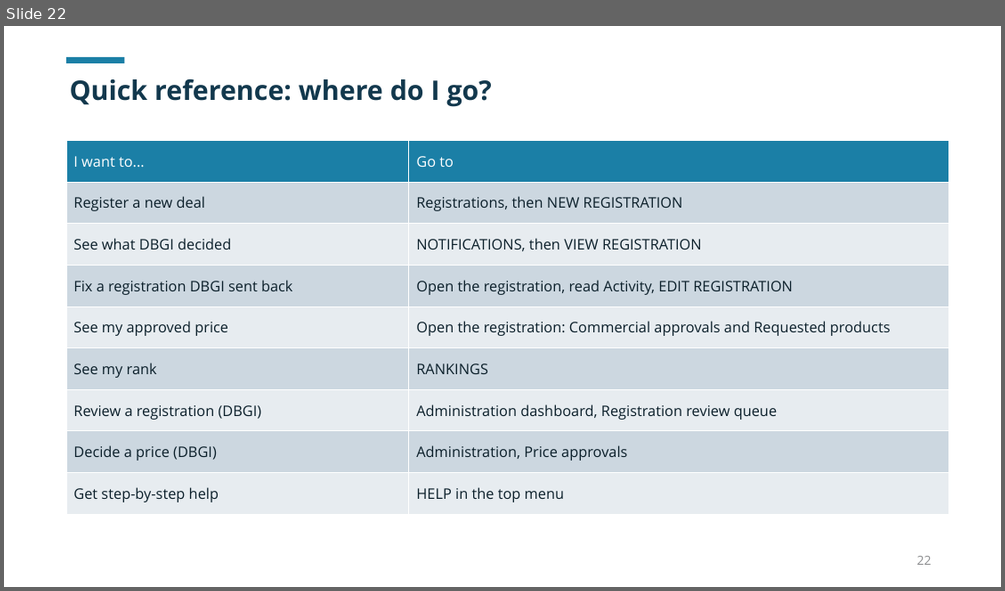
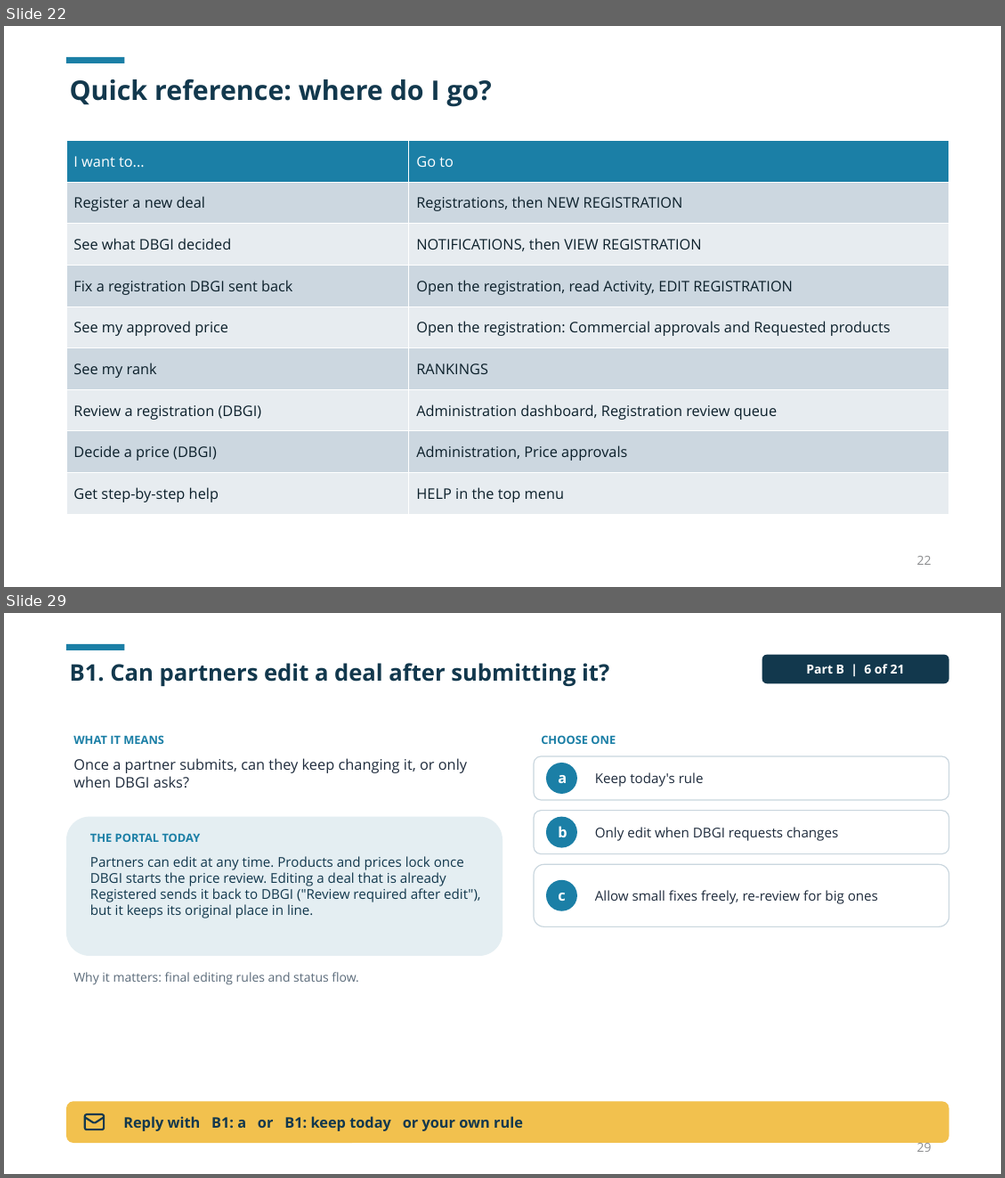
Before and after one commit to dbsuarez/dbgi-deal-registration-portal, a slide deck: docs/guides/Portal User Guide/Using the DBGI Portal.pptx. Shown one above the other, each under a label of ours: slide 22 before the commit, slides 22 and 29 after it; the slides between them are not shown. The pictures are 1005x591 and 1005x1178 pixels, drawn with LibreOffice and Linux fonts; fonts in the diff are those of the drawing. Boxes give left, top, right and bottom in pixels: in the first picture for what was removed or moved away, otherwise in the second. Text is boxed around its words. In the diff, an @@ line names an element or a change of style, - is before the commit and + after.

```diff
--- a/docs/guides/Portal User Guide/Using the DBGI Portal.pptx
+++ b/docs/guides/Portal User Guide/Using the DBGI Portal.pptx
@@ slide 29 added at (4, 613, 1001, 1174), background #FFFFFF @@
@@ rectangle added at (66, 644, 124, 650), fill #1B7FA6 @@
@@ text added at (70, 663, 609, 687), 22 pt, text #12384D, bold @@
+B1. Can partners edit a deal after submitting it?
@@ rounded rectangle added at (762, 655, 949, 684), fill #12384D, 12 pt, text #FFFFFF, bold @@
+Part B | 6 of 21
@@ text added at (73, 735, 164, 744), 11 pt, text #1B7FA6, bold @@
+WHAT IT MEANS
@@ text added at (541, 735, 615, 744), 11 pt, text #1B7FA6, bold @@
+CHOOSE ONE
@@ text added at (73, 758, 467, 787), 14 pt, text #1E2B3C @@
+Once a partner submits, can they keep changing it, or only when DBGI asks?
@@ rounded rectangle added at (534, 756, 949, 800), fill #FFFFFF, outline #C9D6DE 1 pt @@
@@ ellipse added at (546, 763, 577, 794), fill #1B7FA6, 14 pt, text #FFFFFF, bold @@
+a
@@ text added at (595, 772, 704, 787), 13 pt, text #1E2B3C @@
+Keep today's rule
@@ rounded rectangle added at (66, 817, 502, 956), fill #E4EEF2 @@
@@ rounded rectangle added at (534, 811, 949, 854), fill #FFFFFF, outline #C9D6DE 1 pt @@
@@ ellipse added at (546, 817, 577, 848), fill #1B7FA6, 14 pt, text #FFFFFF, bold @@
+b
@@ text added at (90, 833, 201, 842), 11 pt, text #1B7FA6, bold @@
+THE PORTAL TODAY
@@ text added at (595, 827, 838, 841), 13 pt, text #1E2B3C @@
+Only edit when DBGI requests changes
@@ text added at (90, 856, 480, 918), 13 pt, text #12384D @@
+Partners can edit at any time. Products and prices lock once DBGI starts the price review. Editing a deal that is already Registered sends it back to DBGI ("Review required after edit"), but it keeps its original place in line.
@@ rounded rectangle added at (534, 864, 949, 926), fill #FFFFFF, outline #C9D6DE 1 pt @@
@@ ellipse added at (546, 880, 577, 911), fill #1B7FA6, 14 pt, text #FFFFFF, bold @@
+c
@@ text added at (595, 890, 878, 904), 13 pt, text #1E2B3C @@
+Allow small fixes freely, re-review for big ones
@@ text added at (73, 972, 358, 985), 12 pt, text #5B6B7A @@
+Why it matters: final editing rules and status flow.
@@ rounded rectangle added at (66, 1102, 949, 1143), fill #F2C14E @@
@@ freeform shape added at (83, 1111, 106, 1134), outline #12384D 1.83 pt @@
@@ text added at (123, 1116, 523, 1131), 14 pt, text #12384D, bold @@
+Reply with B1: a or B1: keep today or your own rule
@@ page number added at (917, 1139, 931, 1151), 12 pt, text #8C8D8E @@
+29
```
Also in this commit, not shown: 1 slide changed, 22 other slides added, 8 other files.
